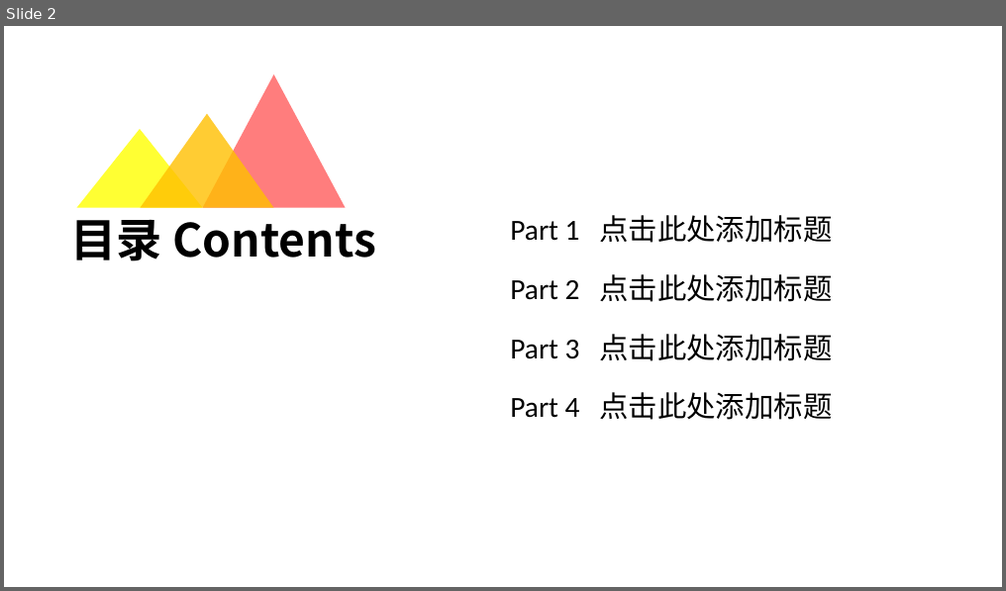
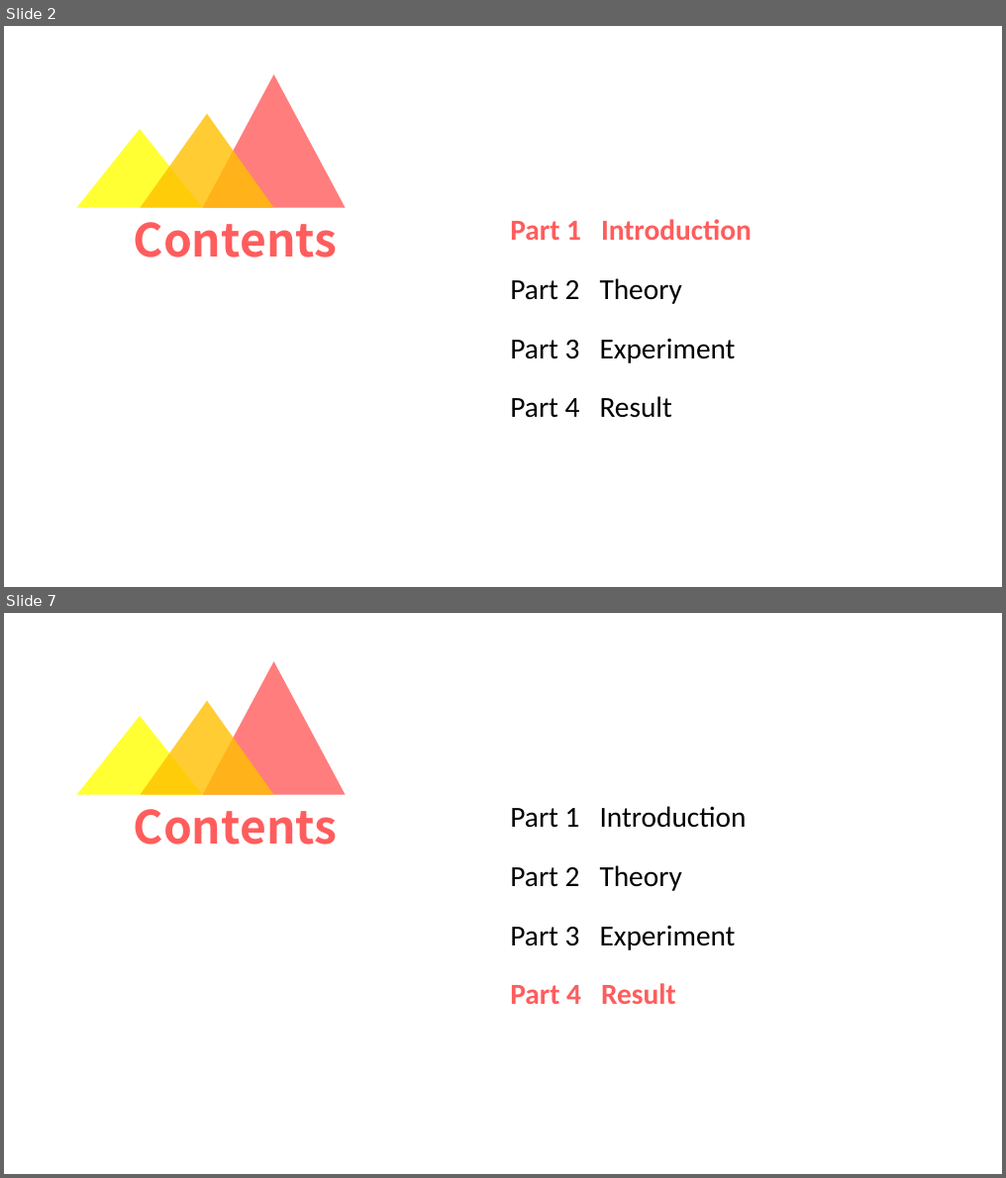
Before and after one commit to lucasxlu/CVLH, a slide deck: src/main/python/report_result/GovReport.pptx. Shown one above the other, each under a label of ours: slide 2 before the commit, slides 2 and 7 after it; the slides between them are not shown. The pictures are 1006x591 and 1006x1178 pixels, drawn with LibreOffice and Linux fonts; fonts in the diff are those of the drawing. Boxes give left, top, right and bottom in pixels: in the first picture for what was removed or moved away, otherwise in the second. Text is boxed around its words. In the diff, an @@ line names an element or a change of style, - is before the commit and + after.

```diff
--- a/src/main/python/report_result/GovReport.pptx
+++ b/src/main/python/report_result/GovReport.pptx
@@ slide 7 added at [4, 613, 1002, 1174], background #FFFFFF; not listed: 3 template elements that a slide beside it also shows @@
@@ text added at [134, 809, 338, 845], 44 pt, text #FF5D5D, bold @@
+Contents
@@ text added at [510, 806, 746, 828], 28 pt, text #000000 @@
+Part 1 Introduction
@@ text added at [510, 865, 682, 891], 28 pt, text #000000 @@
+Part 2 Theory
@@ text added at [510, 926, 736, 951], 28 pt, text #000000 @@
+Part 3 Experiment
@@ text added at [510, 983, 676, 1004], 28 pt, text #FF5D5D, bold @@
+Part 4 Result
@@ slide 2 changed as well @@
@@ text at [134, 222, 338, 258]: text changed; text colour #000000 to #FF5D5D @@
-目录 Contents
+Contents
@@ text at [510, 219, 751, 240]: text changed; text colour #000000 to #FF5D5D; bold on @@
-Part 1 点击此处添加标题
+Part 1 Introduction
@@ text at [510, 278, 682, 304]: text changed @@
-Part 2 点击此处添加标题
+Part 2 Theory
@@ text at [510, 339, 736, 364]: text changed @@
-Part 3 点击此处添加标题
+Part 3 Experiment
@@ text at [510, 396, 672, 418]: text changed @@
-Part 4 点击此处添加标题
+Part 4 Result
```
Also in this commit, not shown: 4 other slides changed, 12 other slides added, 9 slides removed, 24 other files.
